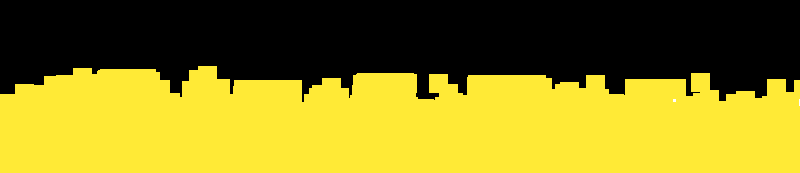
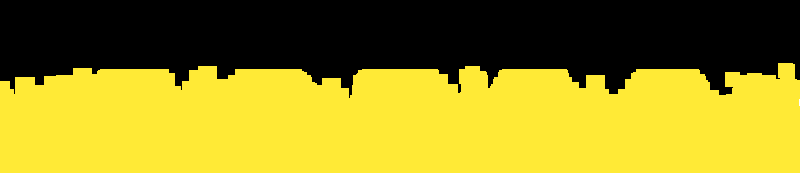
Layered file, before and after one edit (800px x 173px). Changes by layer:
painted on "Background" over [0, 63, 797, 102]
